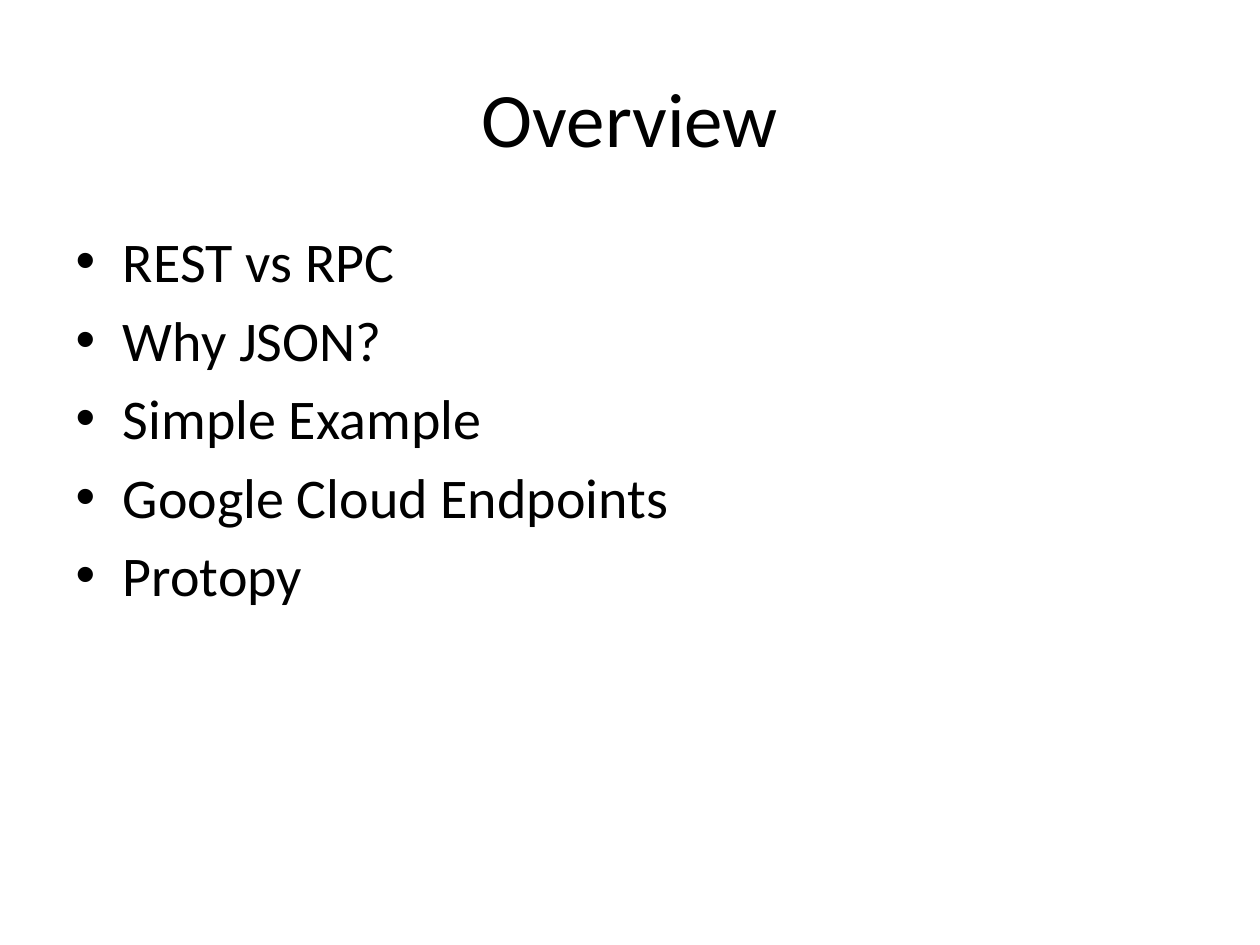
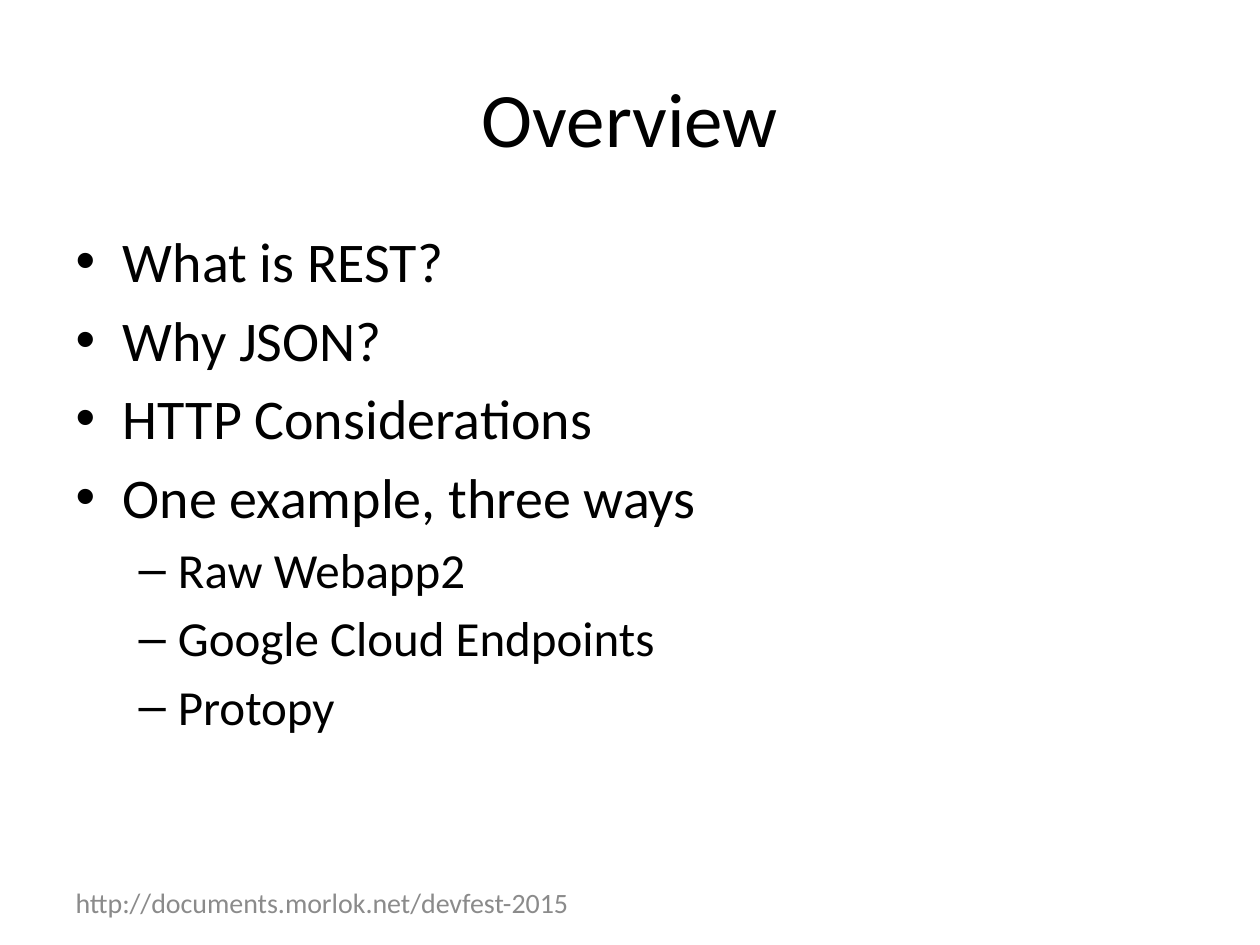
Before and after one commit to rmorlok/RESTfulServicesInPythonPresentation, a slide deck: slide 2 of RESTfulAppEngine.pptx. Drawn at 1260x945 pixels with LibreOffice and Linux fonts; fonts in the diff are those of the drawing. Boxes give left, top, right and bottom in pixels: in the first picture for what was removed or moved away, otherwise in the second. Text is boxed around its words. In the diff, an @@ line names an element or a change of style, - is before the commit and + after.

```diff
--- a/RESTfulAppEngine.pptx
+++ b/RESTfulAppEngine.pptx
@@ text at <box>123,243,443,283</box>: text changed @@
-• REST vs RPC
+• What is REST?
@@ text at <box>123,400,696,596</box>: text changed @@
-• Simple Example
+• HTTP Considerations
+• One example, three ways
+  – Raw Webapp2
@@ text at <box>178,622,655,733</box>: size 32 to 28 pt in "Google Cloud Endpoints", "Protopy"; bullet • to –; list level 1 to 2 in "Google Cloud Endpoints"; list level 1 to 2 in "Protopy" @@
@@ text added at <box>76,893,569,918</box>, 16 pt, text #8C8C8C @@
+http://documents.morlok.net/devfest-2015
```
Also in this commit, not shown: 9 other slides changed, 25 slides added, 7 other files.
